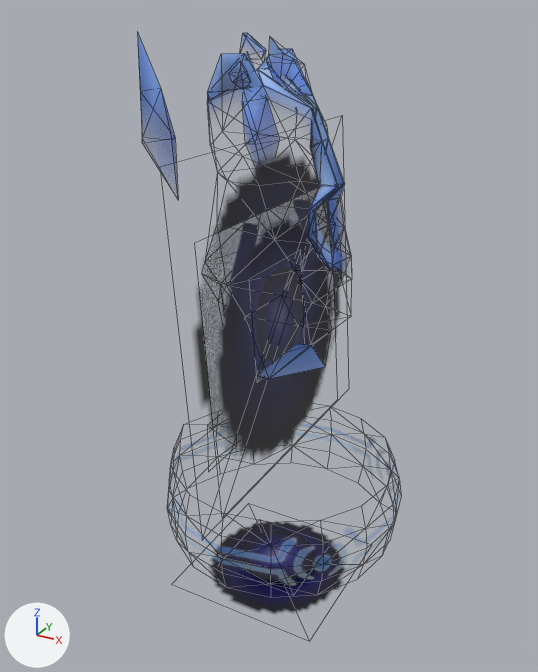
The FBX model War-Magician/Assets/Resources/manaObject.fbx, before and after one commit.
The view is the same before and after, from a 50 mm lens placed at (0.766, -1.414, 1.458), pointed at (-0.013, 0.002, 0.75). The lights are fixed; the arrows at lower left show +X, +Y and +Z. Mesh edges are drawn as thin lines. Where no turn or scale is listed for an object, it has been applied to the vertices. Vertices at the same position are counted once.

The first picture shows 'creature/spells/draeneitotem_air.001'.
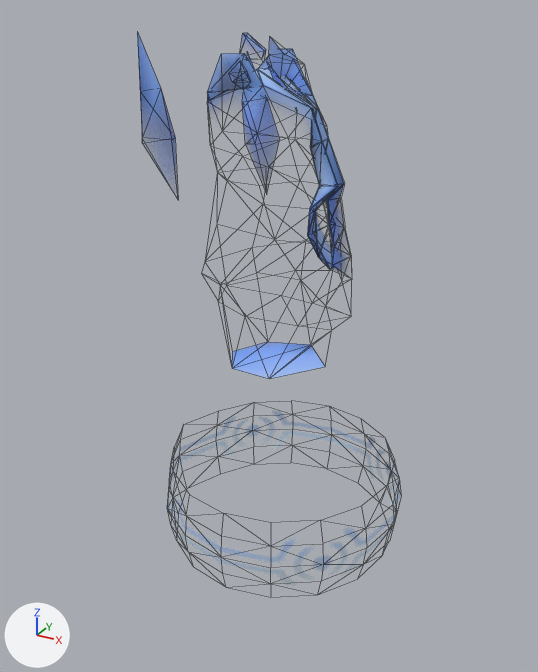
The change in detail:
Material 'creature/spells/draeneitotem_air_0' (mat_creature_spells_draeneitotem_air_0) changes its picture from img_blue_glow2_png to img_draenei_totemglow01_png.
Material 'creature/spells/draeneitotem_air_4' (mat_creature_spells_draeneitotem_air_4) changes its picture from img_blue_glow2_png to img_draenei_totemglow02_png.
me_creature_spells_draeneitotem_air is used by ob_creature_spells_draeneitotem_air_001; location (0.0, 0.0, 0.0).
Verts and faces of me_creature_spells_draeneitotem_air; kept vertices keep their numbers, new ones are numbered from 273.
Before the commit, vertices of me_creature_spells_draeneitotem_air: 164 (-0.022, -0.37, 1.209), 165 (0.032, -0.37, 0.433), 166 (-0.022, 0.408, 1.209), 167 (0.032, 0.408, 0.433), 168 (0.032, 0.328, 0.436).
Before the commit, vertices of me_creature_spells_draeneitotem_air: 169 (-0.012, 0.328, 1.054), 170 (0.032, -0.29, 0.436), 171 (-0.011, -0.29, 1.054), 172 (0.015, 0.142, 0.681) at pixel (304, 343), 173 (-0.002, 0.142, 0.926) at pixel (300, 249).
Before the commit, vertices of me_creature_spells_draeneitotem_air: 174 (0.015, -0.104, 0.681) at pixel (257, 382), 175 (-0.002, -0.104, 0.926) at pixel (249, 279), 184 (-0.148, 0.069, 0.506), 185 (-0.15, 0.069, 0.366) at pixel (236, 446), 186 (-0.148, -0.07, 0.506).
Before the commit, vertices of me_creature_spells_draeneitotem_air: 187 (-0.15, -0.07, 0.366).
Before the commit, vertices of me_creature_spells_draeneitotem_air: 176 (-0.194, -0.195, 0.077), 177 (0.207, -0.195, 0.077), 178 (-0.194, 0.206, 0.077), 179 (0.207, 0.206, 0.077), 180 (-0.106, -0.108, 0.109).
Before the commit, vertices of me_creature_spells_draeneitotem_air: 181 (0.119, -0.108, 0.109), 182 (-0.106, 0.118, 0.109), 183 (0.119, 0.118, 0.109).
me_creature_spells_draeneitotem_air had 273 vertices, 414 faces and spanned x -0.292..0.329, y -0.37..0.408, z 0.077..1.419.
me_creature_spells_draeneitotem_air now has 273 vertices, 402 faces and spans x -0.292..0.329, y -0.37..0.408, z 0.077..1.419.
Part 1, on me_creature_spells_draeneitotem_air:
Faces deleted: (164, 165, 166), (165, 167, 166), (172, 173, 174), (173, 175, 174), (168, 169, 170), (169, 171, 170).
Faces deleted: (184, 185, 186), (185, 187, 186).
Part 2, on me_creature_spells_draeneitotem_air:
Faces deleted: (180, 181, 182), (181, 183, 182), (176, 177, 178), (177, 179, 178).
me_creature_spells_draeneitotem_air no longer uses material mat_creature_spells_draeneitotem_air_1 (picture img_blue_glow2_png).
me_creature_spells_draeneitotem_air no longer uses material mat_creature_spells_draeneitotem_air_3 (picture img_draenei_totemglow02_png).
me_creature_spells_draeneitotem_air no longer uses material mat_creature_spells_draeneitotem_air_5 (picture img_draenei_totemglow01_png).
me_creature_spells_draeneitotem_air no longer uses material mat_creature_spells_draeneitotem_air_6 (picture img_demonrune1_png).

Changed parts and their boxes (x1, y1, x2, y2) in the pictures (538 x 672 px):
'creature/spells/draeneitotem_air.001', surface changed, reshaped
    before: (137, 32, 396, 614)
    after: (137, 32, 396, 554)
part 1 of me_creature_spells_draeneitotem_air, deleted
    before: (194, 153, 342, 458)
part 2 of me_creature_spells_draeneitotem_air, deleted (blue)
    before: (210, 521, 345, 614)
